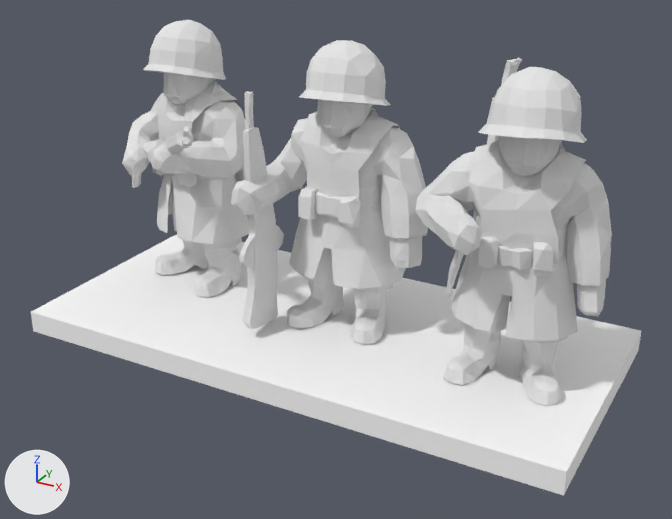
The glTF model tools/pezzi3d/modelli/definitivi/bulge_us_inf.glb: old version first, new version second.
The view is the same before and after, from a 50 mm camera at (1.096, -1.959, 1.225) aimed at (0.043, -0.045, 0.268). Arrows for +X, +Y and +Z are at lower left; the lights stay in place. The older version comes first.

Before the edit, the objects in view are built like this:
```python
me_colore_fazione = bpy.data.meshes.new('colore_fazione')
me_colore_fazione.from_pydata(...)  # a box spanning x -0.75..0.75, y -0.35..0.35, z 0.0..0.06
me_colore_fazione.materials.append(mat_colore_fazione)  # white #ffffff
me_figura = bpy.data.meshes.new('figura')
me_figura.from_pydata(...)  # 2242 vertices, 4170 faces; spans x -0.712..0.712, y -0.259..0.259, z 0.06..0.811
me_figura.materials.append(mat_figura)  # its picture is missing
ob_colore_fazione = bpy.data.objects.new('colore_fazione', me_colore_fazione)
ob_colore_fazione.location = (0.0, 0.0, 0.0)
ob_figura = bpy.data.objects.new('figura', me_figura)
ob_figura.location = (0.0, 0.0, 0.0)
```
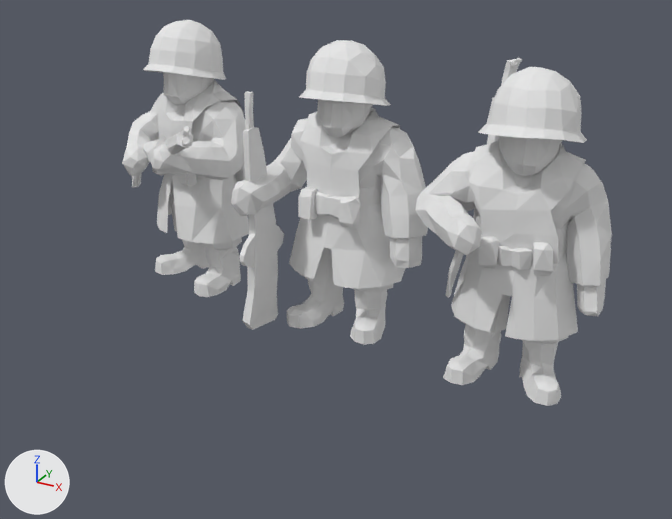
The newer file is also turned or shifted as a whole; pictures and numbers use the older file's frame.

The edits, one by one:
Object 'colore_fazione' (ob_colore_fazione) is deleted.

Where the change shows, as pixel boxes (x1, y1, x2, y2) in the pictures (672 x 519 px):
'colore_fazione', deleted
    before: (31, 234, 641, 496)
